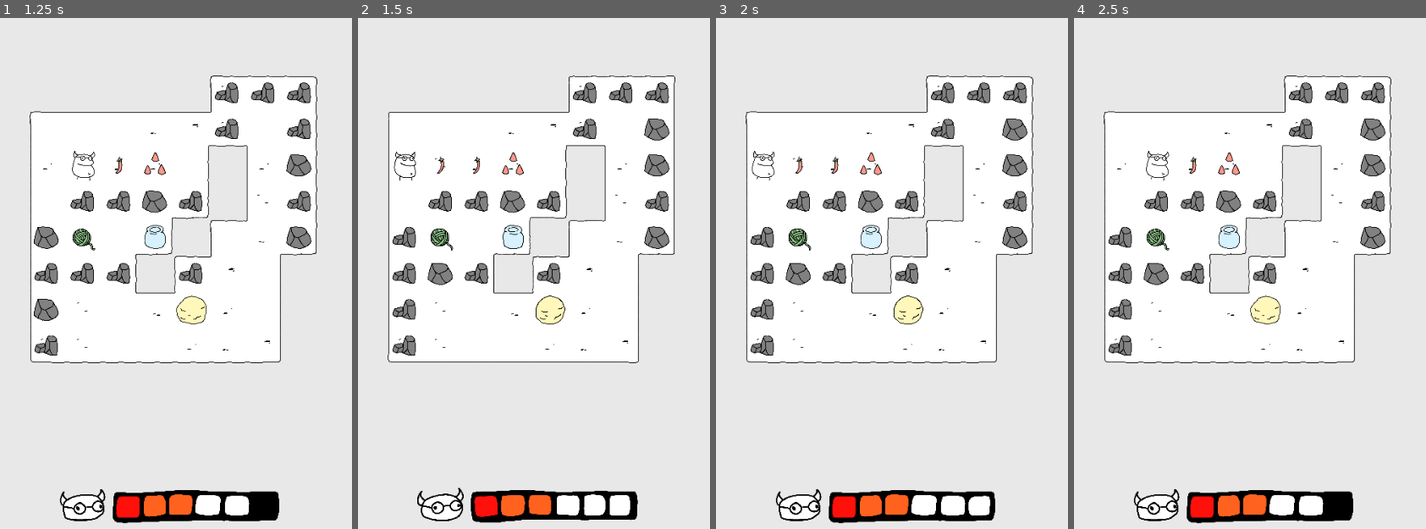
Above: before the commit, frames 1-4 (left to right).
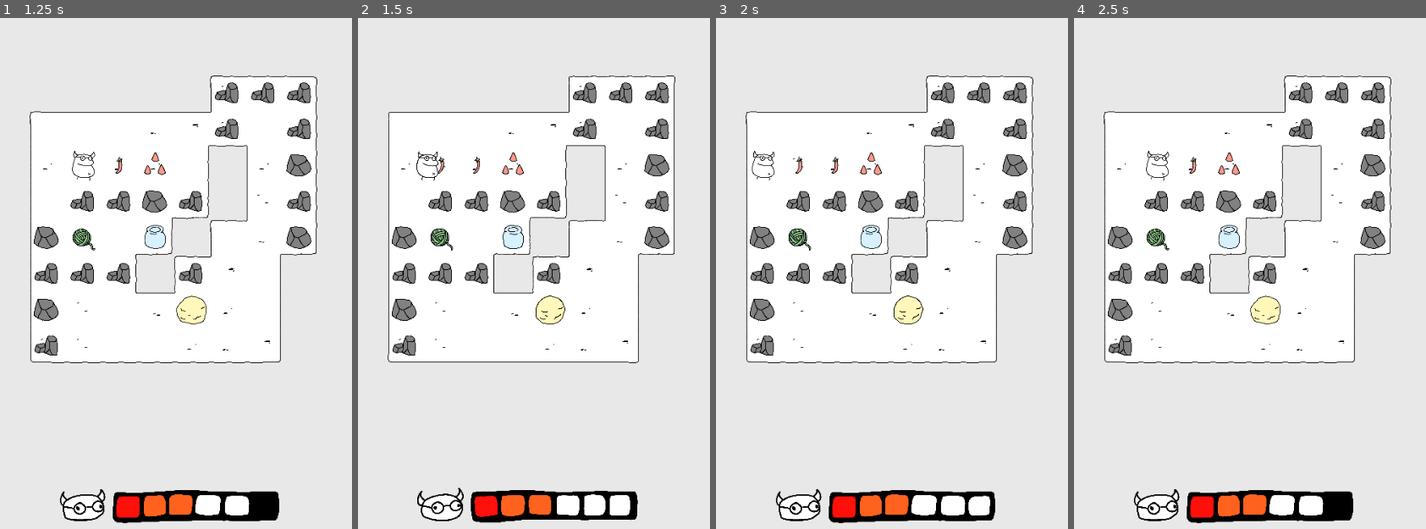
Above: after the commit, the same moments.

Repository: chamwhy/godotTest
Game: Godot game, scene res://04_Scenes/main.tscn
Same seed, same stepped clock (60 frames per second), same inputs: the game is played once before the commit and once after it.
Inputs (mouse positions are in pixels of both pictures, inside the frame that each line leads up to):
- Up to frame 1 (1.25 s): tap Enter at 0.5 s; move the mouse to (256, 186) at 0.52 s; hold D (move_right) from 0.53 s (still down); tap Space (interaction) at 0.6 s; click (256, 186) at 0.67 s
- Up to frame 2 (1.5 s): move the mouse to (456, 253) at 1.27 s; release D (move_right) at 1.28 s; hold Z (back) from 1.28 s (still down); tap X (test_x) at 1.35 s
- Up to frame 3 (2 s): keep holding Z (back)
- Up to frame 4 (2.5 s): move the mouse to (1285, 69) at 2.02 s; release Z (back) at 2.03 s; hold D (move_right) from 2.03 s (still down); hold 5 from 2.03 s (still down)

Frame 1 is identical in both runs. In frame 2, 0.9% of the frame differs, in the area x 9-89%, y 19-60%; in frame 3, 0.7%; in frame 4, 0.7%.

Commit message:
undo 방식 재생성->로직변경으로 수정(중간 commit)

Diff:
--- a/godot/01_Scripts/Entities/Element/Element.gd
+++ b/godot/01_Scripts/Entities/Element/Element.gd
@@ -8,6 +8,9 @@
 @export var hitable: bool = true
 
 @onready var hit_effect: HitEffect = $AnimatedSprite2D/HitEffect
+
+var in_map := false   # 맵에 존재하는지 여부 (InGameManager가 관리)
+
 #endregion
 
 
@@ -24,12 +27,17 @@
 
 
 #region Anim
+# Element.gd
+
 func _register_animations() -> void:
-	super._register_animations()          # 부모 것 먼저 등록
-	_anim_handlers["on_damaged"] = _anim_on_damaged
-	_anim_handlers["on_parryed"] = _anim_on_parryed
-	_anim_handlers["falling"]    = _anim_falling
-	_anim_handlers["undo_falling"]    = _anim_undo_falling
+	super._register_animations()
+	_anim_handlers["on_damaged"]   = _anim_on_damaged
+	_anim_handlers["on_parryed"]   = _anim_on_parryed
+	_anim_handlers["falling"]      = _anim_falling
+	_anim_handlers["undo_falling"] = _anim_undo_falling
+	_anim_handlers["vanish"]       = _anim_vanish     # ← 추가
+	_anim_handlers["respawn"]      = _anim_respawn    # ← 추가
+
 
 func _anim_on_damaged(tween: Tween, data: Dictionary) -> void:
 	hit_effect.play_hit()
@@ -54,6 +62,37 @@
 		.set_trans(Tween.TRANS_SINE).set_ease(Tween.EASE_OUT)
 
 
+func _anim_vanish(tween: Tween, data: Dictionary) -> void:
+	tween.tween_property(self, "modulate:a", 0.0, 0.15)
+	tween.tween_callback(func():
+		hide()
+		modulate.a = 1.0   # 알파는 원복해두고 visible로만 제어
+	)
+
+func _anim_respawn(tween: Tween, data: Dictionary) -> void:
+	show()
+	tween.tween_property(self, "modulate:a", 1.0, 0.15).from(0.0)
+	# TODO: "펑" 재생성 파티클은 여기서 재생
+
+
+## 소멸 처리: 논리는 즉시 exit, 시각은 큐 타이밍에 맞춰 vanish
+## Undo 시엔 자동으로 respawn이 역산 재생됨
+func hide_for_undo(tick: int) -> void:
+	InGameManager.exit_element(self, cur_position, tick)  # in_map=false 처리됨
+	AnimationQueue.add_anim_unit(AnimationQueue.AnimUnit.new(
+		self, "vanish", {}, "respawn", {}
+	), tick)
+
+
+func apply_undo(state: Dictionary) -> void:
+	cur_position = state["position"]
+	in_map       = state["in_map"]
+	is_block     = state["is_block"]
+	hitable      = state["hitable"]
+	# visible/픽셀 position은 애니메이션(vanish/respawn/move_reverse)과
+	# UndoManager._sync_visuals()가 담당
+
+
 #endregion
 
 
@@ -66,25 +105,8 @@
 func save_undo_state() -> Dictionary:
 	return {
 		"position": cur_position.copy(),
+		"in_map":   in_map,
 		"is_block": is_block,
 		"hitable":  hitable,
 		"visible":  visible,
 	}
-
-## save_undo_state()가 반환한 Dictionary로 논리 상태를 복원한다.
-## 서브클래스는 super.apply_undo(state)를 먼저 호출한 뒤 추가 처리한다.
-func apply_undo(state: Dictionary) -> void:
-	cur_position = state["position"]
-	is_block     = state["is_block"]
-	hitable      = state["hitable"]
-	# 시각 위치는 애니메이션이 끝난 뒤 최종적으로 맞춰짐.
-	# Undo 애니메이션의 undo_data.to 가 최종 위치이므로,
-	# 여기선 논리값만 복원하고 position(픽셀)은 on_animate가 담당한다.
-	if state.get("visible", true):
-		show()
-
-## 소멸 처리: queue_free 대신 숨김으로 처리한다.
-## element_map 에서도 제거한다.
-func hide_for_undo(tick: int) -> void:
-	InGameManager.exit_element(self, cur_position, tick)
-	hide()
--- a/godot/01_Scripts/Entities/Element/Trap/Trap.gd
+++ b/godot/01_Scripts/Entities/Element/Trap/Trap.gd
@@ -64,10 +64,15 @@
 	return true
 
 
+# Trap.gd
 func destroy_trap(tick: int) -> void:
-	InGameManager.exit_element(self, cur_position, tick)
 	traped = true
-	visible = false
+	hide_for_undo(tick)   # visible = false 직접 조작 삭제
+
+#func destroy_trap(tick: int) -> void:
+	#InGameManager.exit_element(self, cur_position, tick)
+	#traped = true
+	#visible = false
 
 
 func save_undo_state() -> Dictionary:
--- a/godot/01_Scripts/Entities/Element/Wall/Wall.gd
+++ b/godot/01_Scripts/Entities/Element/Wall/Wall.gd
@@ -50,21 +50,17 @@
 	destroy_wall(atk_data.tick)
 	return true
 
+# Wall.gd
+func destroy_wall(tick: int) -> void:
+	# on_damaged 이펙트는 on_hit에서 이미 등록됨
+	hide_for_undo(tick)   # exit + vanish 등록, undo 시 respawn 자동 재생
 
-# [변경] queue_free → hide_for_undo
-func destroy_wall(tick: int) -> void:
-	# 파괴 애니메이션이 있다면 AnimUnit(undo_action="") 으로 등록
-	# undo_action="" → Undo 시 역산 애니메이션 없음
-	# 대신 apply_undo 에서 show() 를 호출하면 "펑" 같은 재생성 이펙트를 넣을 수 있음
-	AnimationQueue.add_anim_unit(AnimationQueue.AnimUnit.new(
-		self,
-		"destroy",   # 파괴 이펙트 (on_animate에서 구현)
-		{},
-		"",          # ← Undo 시 역산 애니메이션 없음 (재생성 이펙트는 apply_undo에서)
-		{}
-	), tick)
-	hide_for_undo(tick)
-
+func apply_undo(state: Dictionary) -> void:
+	super.apply_undo(state)
+	destroyable = state["destroyable"]
+	min_atk     = state["min_atk"]
+	# update_sprite() 제거 — destroyable/min_atk는 턴 중에 안 변하므로 불필요
+	# (남겨두면 non-destroyable 벽이 undo마다 randf로 스프라이트가 바뀜)
 
 # ─────────────────────────────────────────────
 # Undo 상태 저장/복원
@@ -76,10 +72,3 @@
 		"min_atk":     min_atk,
 	})
 	return state
-
-func apply_undo(state: Dictionary) -> void:
-	super.apply_undo(state)  # position, visible, is_block, hitable 복원
-	destroyable = state["destroyable"]
-	min_atk     = state["min_atk"]
-	update_sprite()
-	# TODO: 재생성 이펙트 (예: "펑" 파티클) 여기서 재생
--- a/godot/01_Scripts/Systems/AutoLoad/AnimationQueue.gd
+++ b/godot/01_Scripts/Systems/AutoLoad/AnimationQueue.gd
@@ -55,10 +55,14 @@
 func _ready() -> void:
 	queue_reset()
 
+# AnimationQueue.gd
+var max_used_tick := -1   # ← 추가: 실제로 사용된 최대 틱
+
 
 func queue_reset() -> void:
 	print("AnimQ - 리셋")
 	cur_tick = 0
+	max_used_tick = -1
 	queue.resize(QUEUE_LIMIT)
 	for i in range(QUEUE_LIMIT):
 		queue[i] = []
@@ -67,94 +71,54 @@
 func add_anim_unit(unit: AnimUnit, tick: int) -> bool:
 	if tick >= start_tick + QUEUE_LIMIT:
 		return false
-	print("AnimQ - 유닛 추가 - ",
-		unit.target.get_script().get_global_name(),
-		" : ", tick, "틱(", tick - start_tick, "개)")
 	queue[tick - start_tick].append(unit)
+	max_used_tick = max(max_used_tick, tick - start_tick)  # ← 추가
 	return true
 
 
 # ─────────────────────────────────────────────
-# 정방향 큐 실행
+# 통합 큐 실행 (정방향 / Undo 공용)
+#   is_undo == true 이면:
+#     · 턴 로그를 기록하지 않음 (undo가 또 undo되면 안 되니까)
+#     · 맵 전환 flush를 하지 않음
 # ─────────────────────────────────────────────
-func process_queue() -> void:
-	for i in range(QUEUE_LIMIT):
-		if queue[i].size() > 0:
-			print("    ", i, "틱 - ", queue[i].size(), "개")
-	print("AnimQ - 프로세싱 시작")
-	if is_processing or queue[cur_tick].is_empty():
-		print("    ====> 실패")
+func process_queue(is_undo := false) -> void:
+	if is_processing or max_used_tick < 0:
 		return
 
 	is_processing = true
+	if not is_undo:
+		_turn_log.clear()
 
-	_turn_log.clear()
+	while cur_tick <= max_used_tick:
+		var batch: Array = queue[cur_tick]
 
-	while not queue[cur_tick].is_empty():
-		print("AnimQ: ", start_tick + cur_tick, "틱 - ", queue[cur_tick].size(), "개")
-		var current_batch: Array = queue[cur_tick]
+		# 빈 틱은 건너뜀 (undo 역산 시 gap 발생 가능)
+		if batch.is_empty():
+			cur_tick += 1
+			continue
 
-		# 이번 배치를 턴 로그에 기록
-		_turn_log.append(current_batch.duplicate())
+		print("AnimQ%s: %d틱 - %d개" % [" (undo)" if is_undo else "", cur_tick, batch.size()])
+
+		if not is_undo:
+			_turn_log.append(batch.duplicate())
 
 		var tweens: Array[Tween] = []
-
-		for unit in current_batch:
-			if is_instance_valid(unit.target) and unit.target.has_method("on_animate"):
-				var tw = unit.target.on_animate(unit.action, unit.data)
-				if tw is Tween:
-					tweens.append(tw)
+		for unit in batch:
+			if not is_instance_valid(unit.target): continue
+			if unit.target.is_queued_for_deletion(): continue
+			if not unit.target.has_method("on_animate"): continue
+			var tw = unit.target.on_animate(unit.action, unit.data)
+			if tw is Tween:
+				tweens.append(tw)
 
 		for tw in tweens:
 			await tw.finished
-
 		await get_tree().process_frame
 		cur_tick += 1
 
 	queue_reset()
 	is_processing = false
-	print("AnimQ - 모든 큐 재생 완료")
 
-	InGameManager.flush_pending_map_change()   # ← 추가
-
-
-# ─────────────────────────────────────────────
-# 역방향 큐 실행 (UndoManager 전용)
-# batches: [ [AnimUnit,...], ... ]  tick 오름차순 → 역순으로 처리
-# ─────────────────────────────────────────────
-func process_undo_queue(batches: Array) -> void:
-	if is_processing:
-		return
-	if batches.is_empty():
-		return
-
-	is_processing = true
-
-
-	print("Undo 애니메이션 역재생 시작")
-
-	# tick 역순으로 배치를 순회
-	for i in range(batches.size() - 1, -1, -1):
-		var batch: Array = batches[i]
-		var tweens: Array[Tween] = []
-		print("UndoQ: ", i, "틱 - ", batch.size(), "개")
-		for unit in batch:
-			# undo_action 이 비어 있으면 역산 애니메이션 없음
-			if unit.undo_action == "":
-				continue
-			if not is_instance_valid(unit.target):
-				continue
-			if not unit.target.has_method("on_animate"):
-				continue
-
-			var tw = unit.target.on_animate(unit.undo_action, unit.undo_data)
-			if tw is Tween:
-				tweens.append(tw)
-
-		for tw in tweens:
-			await tw.finished
-
-		await get_tree().process_frame
-
-	is_processing = false
-	print("Undo 애니메이션 역재생 완료")
+	if not is_undo:
+		InGameManager.flush_pending_map_change()
--- a/godot/01_Scripts/Systems/AutoLoad/InGameManager.gd
+++ b/godot/01_Scripts/Systems/AutoLoad/InGameManager.gd
@@ -87,6 +87,7 @@
 		for x in range(width):
 			tile_map[y].append(0)
 			element_map[y].append([])
+	all_elements.clear()
 
 
 func clear():
@@ -95,6 +96,7 @@
 	tile_map = []
 	element_map = []
 	worldPortals = {}
+	all_elements.clear()
 
 # 큐가 끝난 뒤 처리할 맵 전환 예약 (비어있으면 없음)
 var _pending_map_change: Dictionary = {}
@@ -136,6 +138,8 @@
 func register_element(pos: Position, elm: Element) -> void:
 	if not map_size_in(pos.x, pos.y): return
 	elm.cur_position = pos
+	elm.in_map = true            # ← 추가
+	_registry_add(elm)           # ← 추가
 	if element_map[pos.y][pos.x] == null:
 		element_map[pos.y][pos.x] = [elm]
 	else:
@@ -200,6 +204,7 @@
 		if not re is Element: continue
 		if re != elm: continue
 		element_map[pos.y][pos.x].remove_at(i)
+		elm.in_map = false
 		element_exited.emit(pos, elm, tick)
 		return re
 	return null
@@ -242,6 +247,31 @@
 			continue
 	return true
 
+
+
+#region Element Registry
+# 씬에 존재하는 모든 Element의 명단 (map과 무관하게 유지)
+var all_elements: Array[Element] = []
+
+func _registry_add(elm: Element) -> void:
+	if elm not in all_elements:
+		all_elements.append(elm)
+
+func _registry_remove(elm: Element) -> void:
+	all_elements.erase(elm)
+
+# element_map을 각 Element의 state(cur_position, in_map)로부터 재구성
+func rebuild_element_map() -> void:
+	for y in range(map_height):
+		for x in range(map_width):
+			element_map[y][x].clear()
+	for elm in all_elements:
+		if not is_instance_valid(elm): continue
+		if not elm.in_map: continue
+		element_map[elm.cur_position.y][elm.cur_position.x].append(elm)
+#endregion
+
+
 #endregion
 
 #region MapPosition
--- a/godot/01_Scripts/Systems/AutoLoad/UndoManager.gd
+++ b/godot/01_Scripts/Systems/AutoLoad/UndoManager.gd
@@ -1,35 +1,3 @@
-# UndoManager.gd
-# AutoLoad
-#
-# ─── 동작 원리 ───────────────────────────────────────────────
-# [입력]
-#   ① pre_action()          : element_map 구조 + 각 Element 상태 스냅샷
-#   ② action_dir()          : 게임 로직 실행 (AnimUnit 등록)
-#   ③ await process_queue() : 정방향 애니메이션 재생 + 턴 로그 기록
-#   ④ commit_turn()         : 로그를 히스토리에 적재
-#
-# [back 입력]
-#   ① _restore_logic()      : element_map + 각 Element 상태 복원
-#   ② process_undo_queue()  : tick 역순으로 undo_action 애니메이션 재생
-#
-# ─── Element 확장 계약 ───────────────────────────────────────
-# 각 서브클래스는 아래 두 메서드를 override한다.
-#
-#   func save_undo_state() -> Dictionary
-#       super 결과에 자신의 필드를 merge해서 반환
-#
-#   func apply_undo(state: Dictionary) -> void
-#       super.apply_undo(state) 먼저 호출 후 추가 처리
-#
-# ─── AnimUnit undo 계약 ──────────────────────────────────────
-#   undo_action == ""  → Undo 시 역산 애니메이션 없음
-#   undo_action 있음   → on_animate(undo_action, undo_data) 호출
-#
-# ─── 소멸 처리 ───────────────────────────────────────────────
-#   스테이지 원래 Element : hide_for_undo() → Undo 시 show() + apply_undo()
-#   동적 생성 Element     : Undo 시 queue_free() (스냅샷에 없으므로)
-# ─────────────────────────────────────────────────────────────
-
 extends Node
 
 const MAX_HISTORY := 30
@@ -39,16 +7,8 @@
 # 한 턴의 기록
 # ─────────────────────────────────────────────
 class TurnRecord:
-	# AnimationQueue가 실행한 배치 목록 (tick 오름차순)
-	# [ [AnimUnit, ...], [AnimUnit, ...], ... ]
 	var anim_batches: Array = []
-
-	# 턴 시작 시점의 element_map 구조 스냅샷 (위치별 순서 보존)
-	# [y][x] = Array[Element]
-	var element_map_snapshot: Array = []
-
-	# 각 Element의 논리 상태 스냅샷
-	# { Element → Dictionary }
+	# { Element → state Dictionary }  ← 이게 전부. map 스냅샷 없음.
 	var state_before: Dictionary = {}
 
 
@@ -64,28 +24,13 @@
 
 
 # ─────────────────────────────────────────────
-# ① 입력 직전 호출 → 스냅샷 준비
+# ① 입력 직전: 모든 Element의 state만 저장
 # ─────────────────────────────────────────────
 func pre_action() -> TurnRecord:
 	var record := TurnRecord.new()
-
-	# element_map 구조를 그대로 복사 (위치별 순서 보존)
-	record.element_map_snapshot.resize(InGameManager.map_height)
-	for y in range(InGameManager.map_height):
-		record.element_map_snapshot[y] = []
-		for x in range(InGameManager.map_width):
-			# 내부 배열 shallow copy → Element 레퍼런스와 순서 보존
-			record.element_map_snapshot[y].append(
-				InGameManager.element_map[y][x].duplicate()
-			)
-
-	# 스냅샷에 담긴 Element들의 상태 저장
-	for y in range(InGameManager.map_height):
-		for x in range(InGameManager.map_width):
-			for elm: Element in record.element_map_snapshot[y][x]:
-				if elm.has_method("save_undo_state"):
-					record.state_before[elm] = elm.save_undo_state()
-
+	for elm in InGameManager.all_elements:
+		if not is_instance_valid(elm): continue
+		record.state_before[elm] = elm.save_undo_state()
 	return record
 
 
@@ -119,35 +64,95 @@
 	var record: TurnRecord = _history.pop_back()
 	print("UndoManager: Undo 실행 (남은 기록: %d개)" % _history.size())
 
-	# 논리 상태 먼저 복원
+	# ① undo 정보 수행 로직 (논리 복원)
 	_restore_logic(record)
 
-	# 역산 애니메이션 재생
-	await AnimationQueue.process_undo_queue(record.anim_batches)
+	# ② 되돌리기에 필요한 애니메이션을 "정방향 유닛"으로 큐에 등록
+	_enqueue_undo_anims(record)
+
+	# ③ 정방향과 동일한 파이프라인으로 재생
+	await AnimationQueue.process_queue(true)
+
+	# ④ 안전망: 애니메이션이 스킵됐어도 시각 상태를 논리 상태에 강제 동기화
+	_sync_visuals(record)
 
 	print("UndoManager: Undo 완료")
 
 
 # ─────────────────────────────────────────────
-# 논리 상태 복원
+# 정방향 로그의 undo_action들을 tick 역산해서 큐에 등록
+#   정방향 tick i  →  undo tick (n-1-i)
+#   같은 틱에 있던 유닛들은 undo에서도 같은 틱 = 병렬성 보존
+# ─────────────────────────────────────────────
+func _enqueue_undo_anims(record: TurnRecord) -> void:
+	var n := record.anim_batches.size()
+	for i in range(n):
+		var undo_tick := n - 1 - i
+		for unit in record.anim_batches[i]:
+			if unit.undo_action == "": continue
+			if not is_instance_valid(unit.target): continue
+			if unit.target.is_queued_for_deletion(): continue
+
+			AnimationQueue.add_anim_unit(AnimationQueue.AnimUnit.new(
+				unit.target,
+				unit.undo_action,   # undo 액션이 이번엔 "정방향 액션"이 됨
+				unit.undo_data
+			), undo_tick)
+
+
+# ─────────────────────────────────────────────
+# 최종 시각 동기화 (안전망)
+# undo_action=="" 이라 애니메이션이 없던 요소도
+# 논리 상태와 화면이 반드시 일치하도록 보정
+# ─────────────────────────────────────────────
+func _sync_visuals(record: TurnRecord) -> void:
+	for elm in record.state_before:
+		if not is_instance_valid(elm): continue
+		var st: Dictionary = record.state_before[elm]
+		elm.visible = st.get("visible", true)
+		elm.modulate.a = 1.0
+		elm.position = Position.position_to_world(elm.cur_position)
+		elm.z_index = ZIndexer.calc(elm.cur_position.y, ZIndexer.ZID_ELEMENT)
+
+# ─────────────────────────────────────────────
+# 논리 복원: state 복원 → map은 state로부터 재구성
 # ─────────────────────────────────────────────
 func _restore_logic(record: TurnRecord) -> void:
-	# ── 동적 생성 Element 제거 ──────────────────────────────
-	# 현재 element_map을 순회해서 스냅샷에 없는 Element는 실제 제거
-	for y in range(InGameManager.map_height):
-		for x in range(InGameManager.map_width):
-			for elm: Element in InGameManager.element_map[y][x]:
-				if elm not in record.state_before:
-					elm.queue_free()
+	# ── 턴 도중 동적 생성된 Element 제거 ──
+	# (턴 시작 시점 명단 = state_before의 key. 거기 없으면 이번 턴에 생긴 것)
+	var to_remove: Array[Element] = []
+	for elm in InGameManager.all_elements:
+		if elm not in record.state_before:
+			to_remove.append(elm)
+	for elm in to_remove:
+		InGameManager._registry_remove(elm)
+		elm.queue_free()
 
-	# ── element_map을 스냅샷으로 복원 (위치·순서 완전 복원) ──
-	for y in range(InGameManager.map_height):
-		for x in range(InGameManager.map_width):
-			InGameManager.element_map[y][x] = \
-				record.element_map_snapshot[y][x].duplicate()
+	# ── 각 Element state 복원 ──
+	for elm in record.state_before:
+		if not is_instance_valid(elm): continue
+		elm.apply_undo(record.state_before[elm])
 
-	# ── 각 Element 논리 상태 복원 ───────────────────────────
-	for elm: Element in record.state_before:
-		if not is_instance_valid(elm):
-			continue
-		elm.apply_undo(record.state_before[elm])
+	# ── element_map은 저장본이 아니라 "복원된 state"에서 재구성 ──
+	InGameManager.rebuild_element_map()
+
+#
+#func undo() -> void:
+	#if AnimationQueue.is_processing:
+		#return
+	#if _history.is_empty():
+		#print("UndoManager: 되돌릴 기록이 없습니다.")
+		#return
+#
+	#var record: TurnRecord = _history.pop_back()
+	#print("UndoManager: Undo 실행 (남은 기록: %d개)" % _history.size())
+#
+	## 논리 상태 먼저 복원
+	#_restore_logic(record)
+#
+	## 역산 애니메이션 재생
+	#await AnimationQueue.process_undo_queue(record.anim_batches)
+#
+	#print("UndoManager: Undo 완료")
+#
+#
